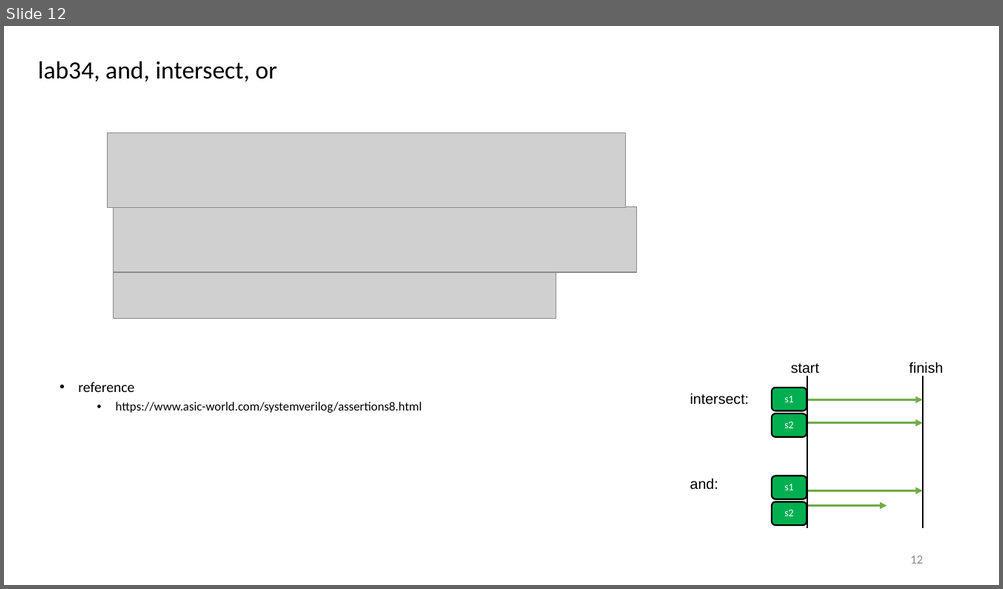
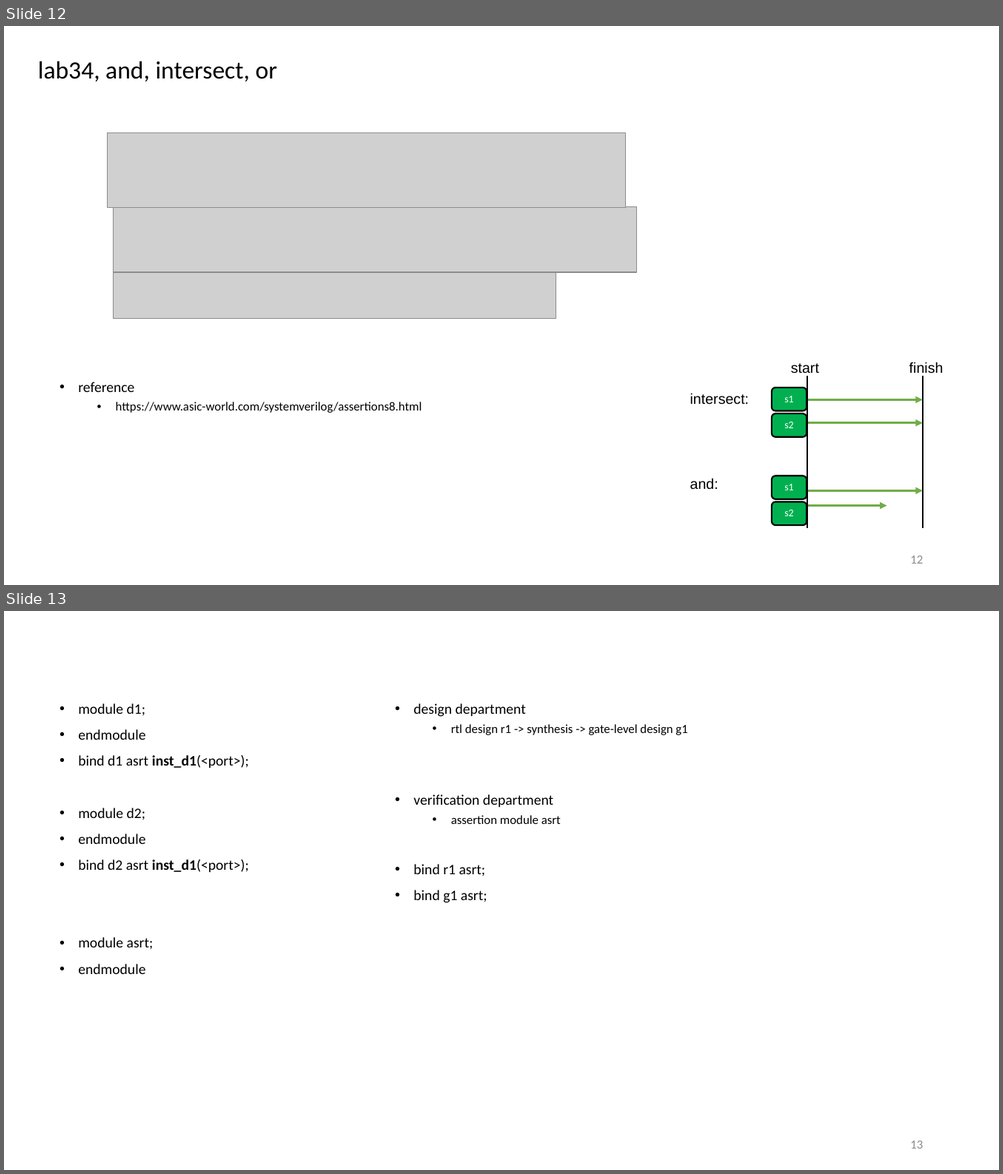
Before and after one commit to r06942072/study_sv, a slide deck: note.pptx. Shown one above the other, each under a label of ours: slide 12 before the commit, slides 12 and 13 after it. The pictures are 1003x589 and 1003x1174 pixels, drawn with LibreOffice and Linux fonts; fonts in the diff are those of the drawing; grey boxes stand for pictures. Boxes give left, top, right and bottom in pixels: in the first picture for what was removed or moved away, otherwise in the second. Text is boxed around its words. In the diff, an @@ line names an element or a change of style, - is before the commit and + after.

```diff
--- a/note.pptx
+++ b/note.pptx
@@ slide 13 added at [4, 611, 999, 1170], background #FFFFFF @@
@@ text added at [78, 703, 249, 974], 14 pt, text #000000 @@
+• module d1;
+• endmodule
+• bind d1 asrt inst_d1(<port>);
+• module d2;
+• endmodule
+• bind d2 asrt inst_d1(<port>);
+• module asrt;
+• endmodule
@@ text added at [413, 703, 687, 735], 12 pt, text #000000 @@
+• design department
+  • rtl design r1 -> synthesis -> gate-level design g1
@@ text added at [413, 795, 560, 824], 14 pt, text #000000 @@
+• verification department
+  • assertion module asrt
@@ text added at [413, 864, 487, 903], 14 pt, text #000000 @@
+• bind r1 asrt;
+• bind g1 asrt;
@@ page number added at [910, 1141, 922, 1149], 12 pt, text #8C8C8C @@
+13
```
Also in this commit, not shown: 3 other files.
